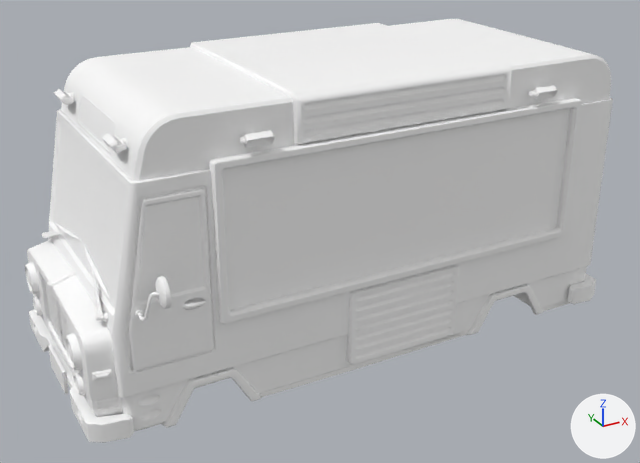
What one commit did to the FBX model Project/ContentsResources/Mesh/Level/Title/TitleVan/m_van_01.fbx.
The view is the same before and after, from a camera (50 mm lens) standing at (-0.0958, -0.1732, 0.0843) and looking at (-0.0022, -0.0031, -0.0008). Arrows for +X, +Y and +Z are at lower right; the lights stay in place. Where no turn or scale is listed for an object, it has been applied to the vertices.

In view in the first picture: 'm_van_01 1'.
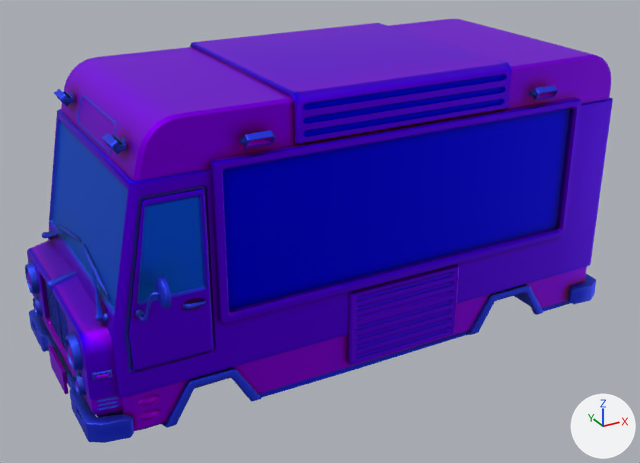
Location of each change, (x1, y1, x2, y2) in pixels of the pictures (640 x 463 px):
'm_van_01 1', surface changed: (25, 19, 613, 443) in both

The change, as a list of edits to the scene's bpy script:
```text
Add img_t_van_01_ao_png:
    img_t_van_01_ao_png = load_image('t_van_01_ao.png', 't_van_01_ao.png', 2048, 2048, 'sRGB')
Change mat_mat_oven_01:
    remove mat_mat_oven_01.base_color = (1.0, 1.0, 1.0)  # white #ffffff
    add mat_mat_oven_01.texture = img_t_van_01_ao_png  # with its transparency
    mat_mat_oven_01.metallic: 0.0 -> 1.0
```
